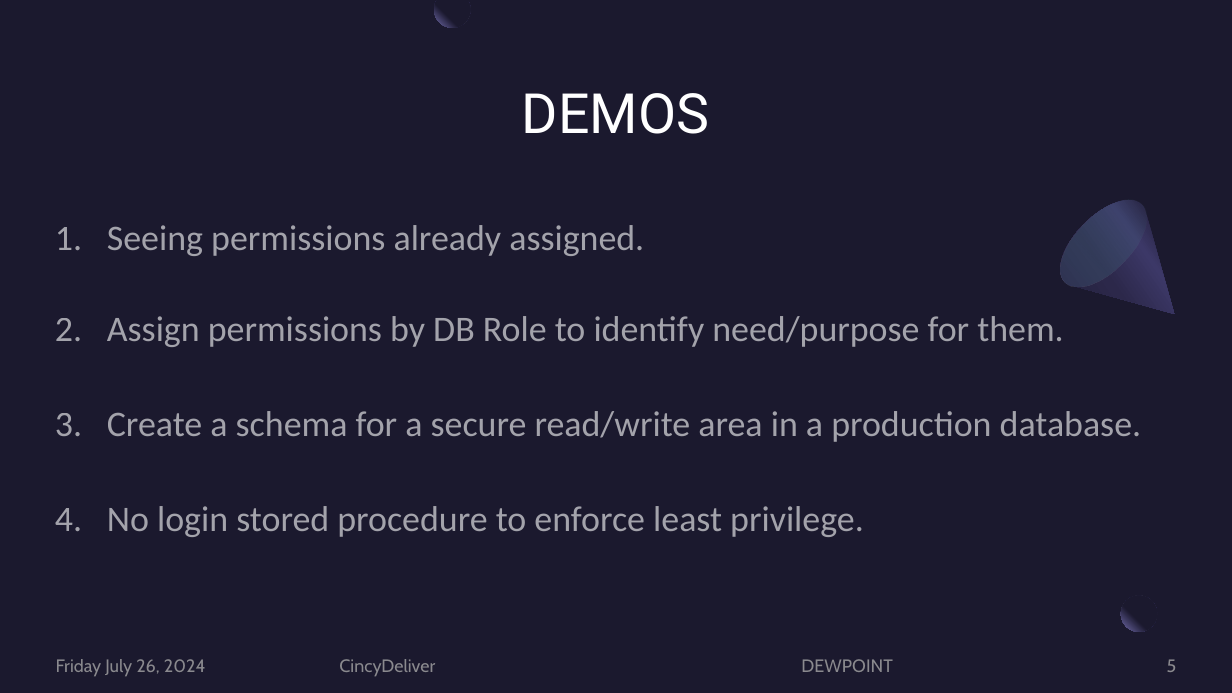
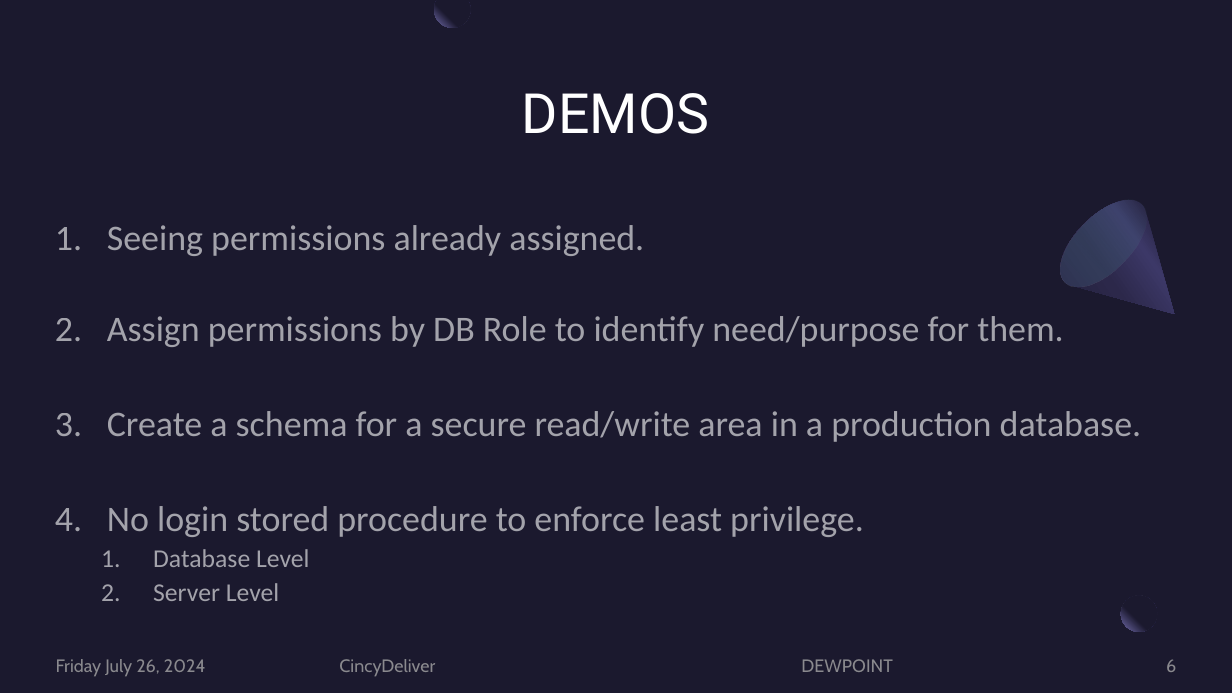
Before and after one commit to JoeKunk/SQL-Server-Security, a slide deck: slide 6 of 2024-07-26 CincyDeliver/2024-07 SQL Server SecurityTech CincyDeliver Version.pptx (slide 5 before the commit). Drawn at 1232x693 pixels with LibreOffice and Linux fonts; fonts in the diff are those of the drawing. Boxes give left, top, right and bottom in pixels: in the first picture for what was removed or moved away, otherwise in the second. Text is boxed around its words. In the diff, an @@ line names an element or a change of style, - is before the commit and + after.

```diff
--- a/2024-07-26 CincyDeliver/2024-07 SQL Server SecurityTech CincyDeliver Version.pptx
+++ b/2024-07-26 CincyDeliver/2024-07 SQL Server SecurityTech CincyDeliver Version.pptx
@@ text at [153,549,309,601]: paragraphs added @@
+  1. Database Level
+  2. Server Level
@@ page number at [1166,659,1176,672]: text changed @@
-5
+6
```
Also in this commit, not shown: 5 other slides changed, 2 slides removed, 5 other files.
